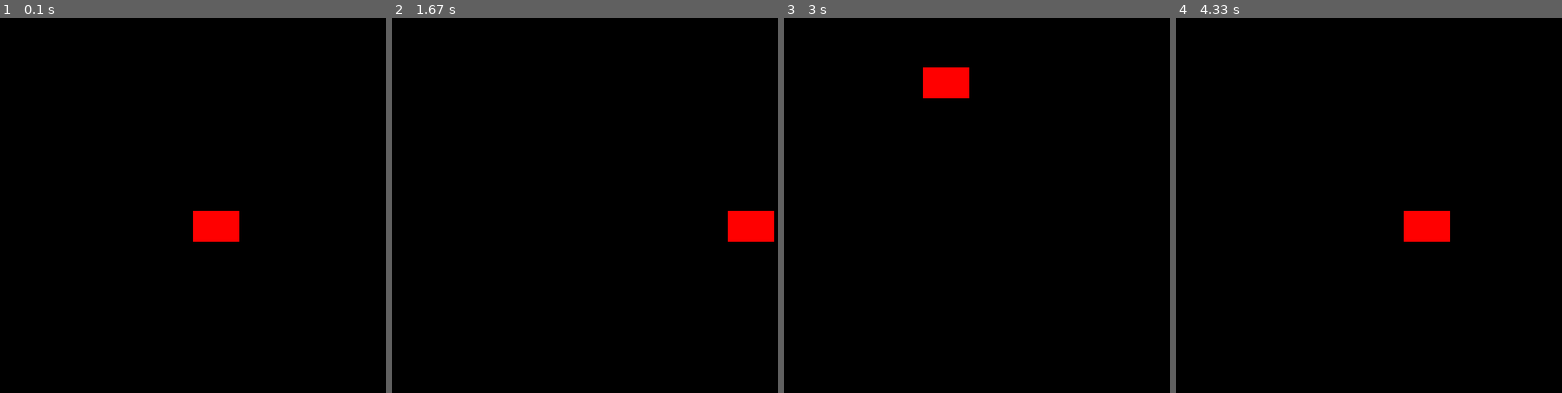
Above: before the commit, frames 1-4 (left to right).
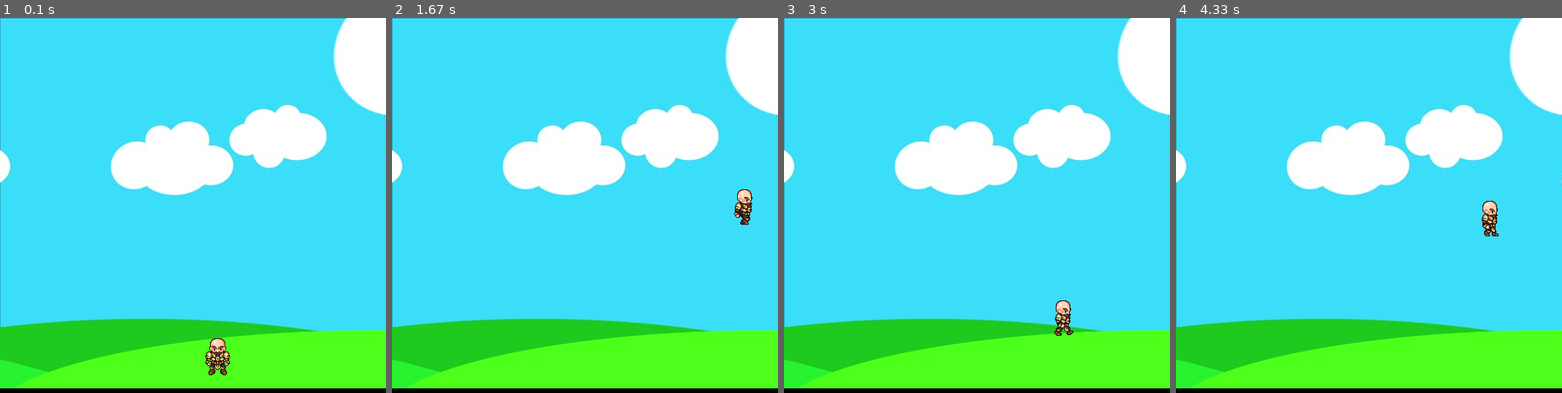
Above: after the commit, the same moments.

Repository: TerriblyClever/pygame_design
Game: pygame game, started from practice.py
Same seed, same stepped clock (60 frames per second), same inputs: the game is played once before the commit and once after it.
Inputs:
- Up to frame 1 (0.1 s): no input
- Up to frame 2 (1.67 s): hold Space 0.33-0.8 s; hold Right 0.33-0.8 s; hold Right 0.83-1.3 s; tap Space at 0.9, 1.2, 1.4 s; hold Right from 1.33 s (still down)
- Up to frame 3 (3 s): tap Space at 1.7, 1.9, 2.2, 2.47, 2.77, 2.9 s; release Right at 1.8 s; hold Left 1.83-2.37 s; hold Left 2.4-2.8 s; hold Right from 2.83 s (still down)
- Up to frame 4 (4.33 s): tap Space at 3.2, 3.57, 3.87, 4.07 s; release Right at 3.47 s; hold Left 3.5-3.97 s; hold Right from 4 s (still down)

The runs differ from the first frame. In frame 1, 99% of the frame differs, in the area x 0-100%, y 0-99%; in frame 2, 99%; in frame 3, 99%; in frame 4, 99%.

Commit message:
added a sprite and some basic character animation to jump around and change costumes

Diff:
--- a/practice.py
+++ b/practice.py
@@ -7,20 +7,53 @@
 game_window = pygame.display.set_mode((game_window_x, game_window_y))
 pygame.display.set_caption("Change This Title Later")
 
+walk_right = [pygame.image.load('images/R1.png'), pygame.image.load('images/R2.png'), pygame.image.load('images/R3.png'), pygame.image.load('images/R4.png'), pygame.image.load('images/R5.png'), pygame.image.load('images/R6.png'), pygame.image.load('images/R7.png'), pygame.image.load('images/R8.png'), pygame.image.load('images/R9.png')]
+walk_left = [pygame.image.load('images/L1.png'), pygame.image.load('images/L2.png'), pygame.image.load('images/L3.png'), pygame.image.load('images/L4.png'), pygame.image.load('images/L5.png'), pygame.image.load('images/L6.png'), pygame.image.load('images/L7.png'), pygame.image.load('images/L8.png'), pygame.image.load('images/L9.png')]
+background = pygame.image.load('images/bg.jpg')
+character = pygame.image.load('images/standing.png')
+
+clock = pygame.time.Clock()
+
 x_center = game_window_x/2
-y_center = game_window_x/2
-height = 40
-width = 60
+#y_center = game_window_y/2
+y_center = game_window_y - 100
+height = 64
+width = 64
 velocity = 5
-game_delay = 15
+game_delay = 27
+left = False
+right = False
+walk_count = 0
 
 is_jump = False
 jump_count = 10
 
+def redraw_game_window():
+    global walk_count
+    game_window.blit(background, (0,0))
+    if walk_count + 1 > 27:
+        walk_count = 0
+    if left:
+        game_window.blit(walk_left[walk_count//3], (x_center, y_center))
+        walk_count += 1
+    elif right:
+        game_window.blit(walk_right[walk_count//3], (x_center, y_center))
+        walk_count += 1
+    else:
+        game_window.blit(character, (x_center, y_center))
+        walk_count += 1
+
+    pygame.display.update()
+
+    #code commented out that was used to animate the red rectangle
+    #pygame.draw.rect(game_window, (255, 0, 0), (x_center, y_center, width, height))
+    #pygame.display.update()
+
+#MAIN GAME LOOP
 run = True
-
 while run:
-    pygame.time.delay(game_delay)
+    #pygame.time.delay(game_delay)
+    clock.tick(game_delay)
 
     for event in pygame.event.get():
         if event.type == pygame.QUIT:
@@ -30,19 +63,30 @@
 
     if keys[pygame.K_LEFT] and x_center > velocity:
         x_center -= velocity
-
-    if keys[pygame.K_RIGHT] and x_center < (game_window_x - width - velocity):
+        right = False
+        left = True
+    elif keys[pygame.K_RIGHT] and x_center < (game_window_x - width - velocity):
         x_center  += velocity
+        right = True
+        left = False
+    else:
+        right = False
+        left = False
+        walk_count = 0
 
     if not is_jump:
-        if keys[pygame.K_UP] and y_center > velocity:
-            y_center -= velocity
-
-        if keys[pygame.K_DOWN] and y_center < (game_window_y - height - velocity):
-            y_center  += velocity
-
+#code has been commented out that would allow vertical movement of the character
+#        if keys[pygame.K_UP] and y_center > velocity:
+#            y_center -= velocity
+#
+#        if keys[pygame.K_DOWN] and y_center < (game_window_y - height - velocity):
+#            y_center  += velocity
+#
         if keys[pygame.K_SPACE]:
             is_jump = True
+            right = False
+            left = False
+            walk_count = 0
     else:
         if jump_count >= -10:
             neg = 1
@@ -54,8 +98,7 @@
             is_jump = False
             jump_count = 10
 
-    game_window.fill((0,0,0))
-    pygame.draw.rect(game_window, (255, 0, 0), (x_center, y_center, width, height))
-    pygame.display.update()
+    redraw_game_window()
+
 
 pygame.quit()
Binary file added: images/L1.png
Binary file added: images/L10E.png
Binary file added: images/L11E.png
Binary file added: images/L1E.png
Binary file added: images/L2.png
Binary file added: images/L2E.png
Binary file added: images/L3.png
Binary file added: images/L3E.png
Binary file added: images/L4.png
Binary file added: images/L4E.png
Binary file added: images/L5.png
Binary file added: images/L5E.png
(and 31 more such lines)
